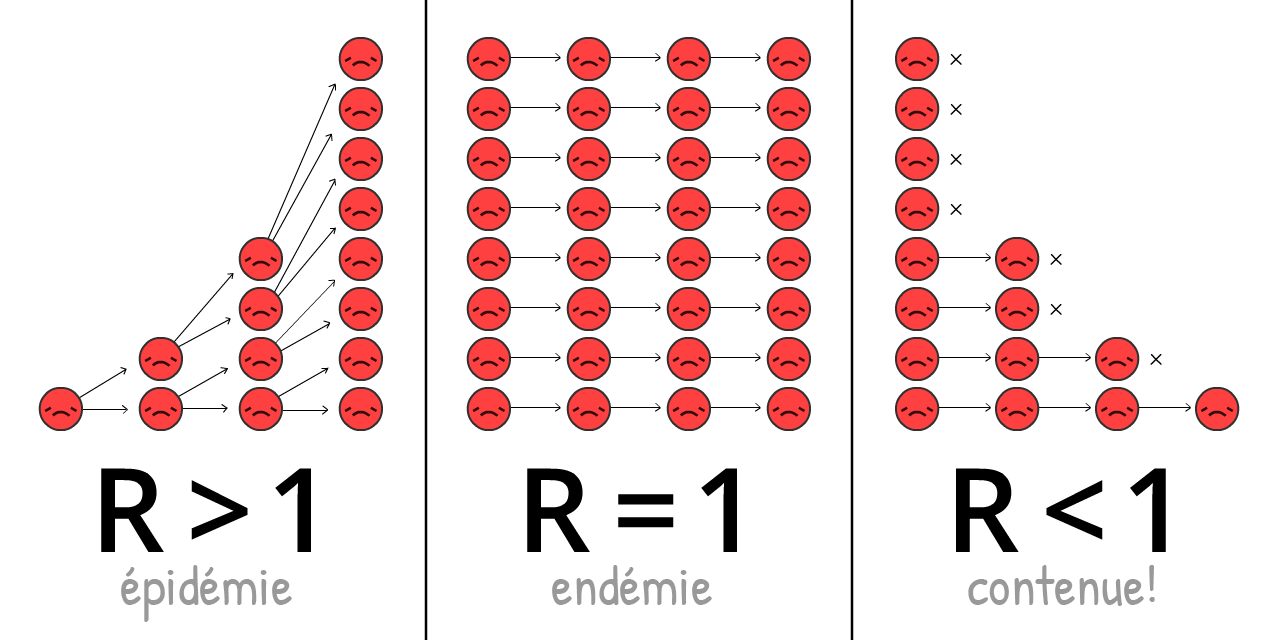
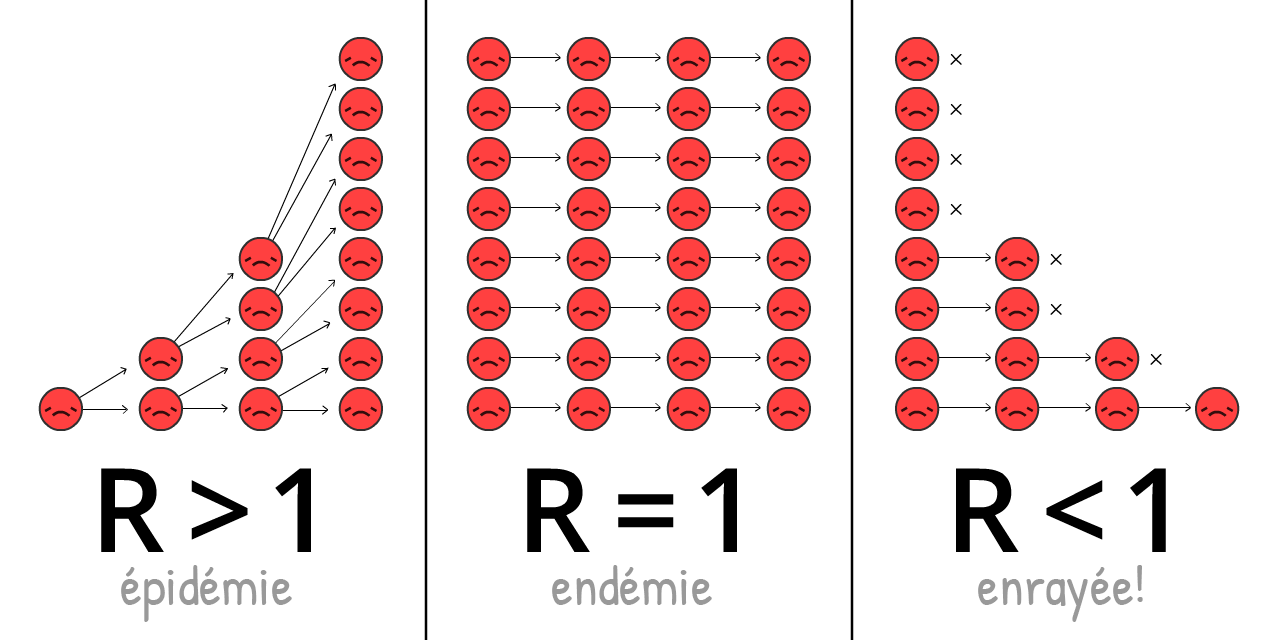
Comparing the layer stacks of the two 1280px x 640px images. Changes:
painted on "contained" over [968, 565, 1155, 622]
